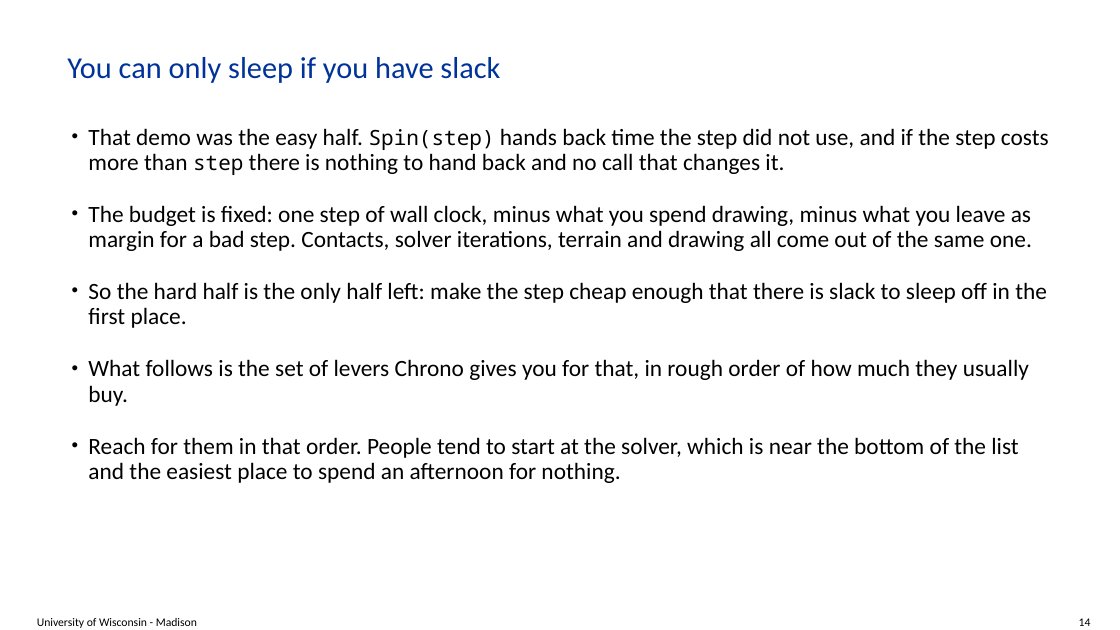
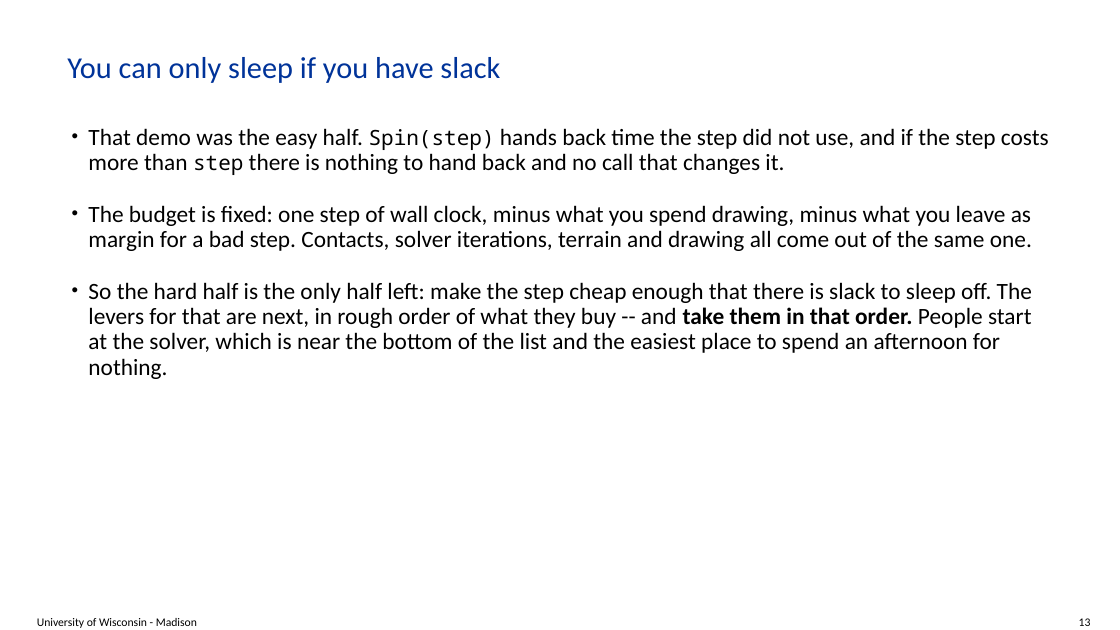
Before and after one commit to ksha23/chrono-hil-tutorial, a slide deck: slide 13 of tutorial_HIL_driver.pptx (slide 14 before the commit). Drawn at 1120x630 pixels with LibreOffice and Linux fonts; fonts in the diff are those of the drawing; background and template pictures are left out. Boxes give left, top, right and bottom in pixels: in the first picture for what was removed or moved away, otherwise in the second. Text is boxed around its words. In the diff, an @@ line names an element or a change of style, - is before the commit and + after.

```diff
--- a/tutorial_HIL_driver.pptx
+++ b/tutorial_HIL_driver.pptx
@@ text at [88,282,1032,379]: text changed @@
-• So the hard half is the only half left: make the step cheap enough that there is slack to sleep off in the first place.
-• What follows is the set of levers Chrono gives you for that, in rough order of how much they usually buy.
-• Reach for them in that order. People tend to start at the solver, which is near the bottom of the list and the easiest place to spend an afternoon for nothing.
+• So the hard half is the only half left: make the step cheap enough that there is slack to sleep off. The levers for that are next, in rough order of what they buy -- and take them in that order. People start at the solver, which is near the bottom of the list and the easiest place to spend an afternoon for nothing.
@@ text at [1079,618,1091,626]: text changed @@
-14
+13
```
Also in this commit, not shown: 30 other slides changed, 1 slide removed, 2 other files.
